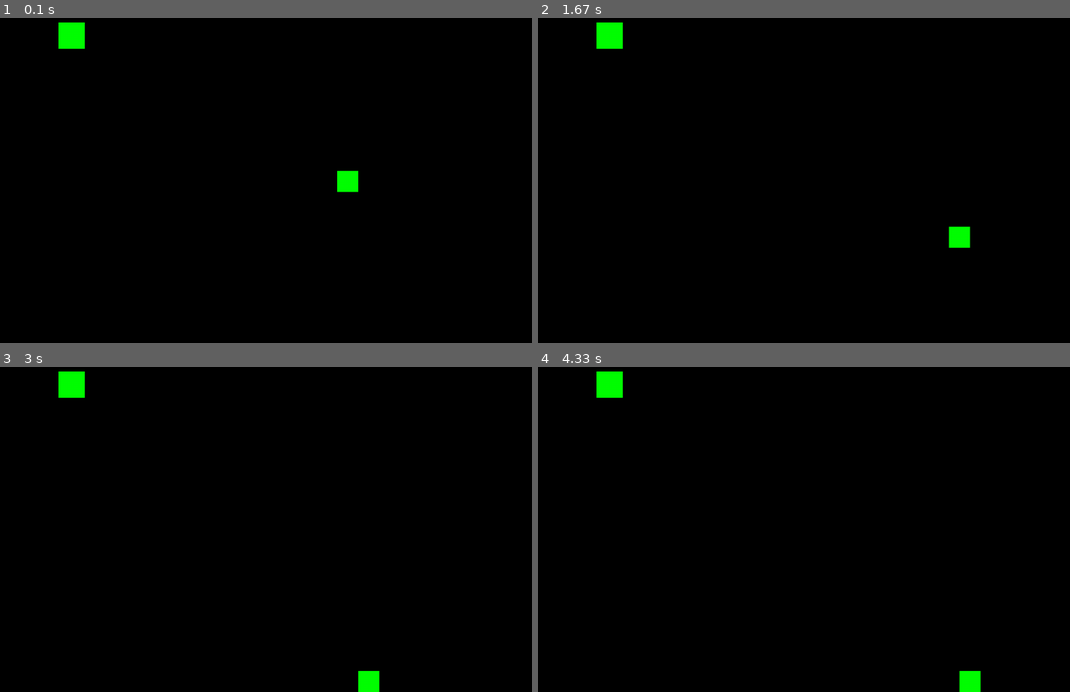
Above: before the commit, frames 1-4 (two rows, left to right).
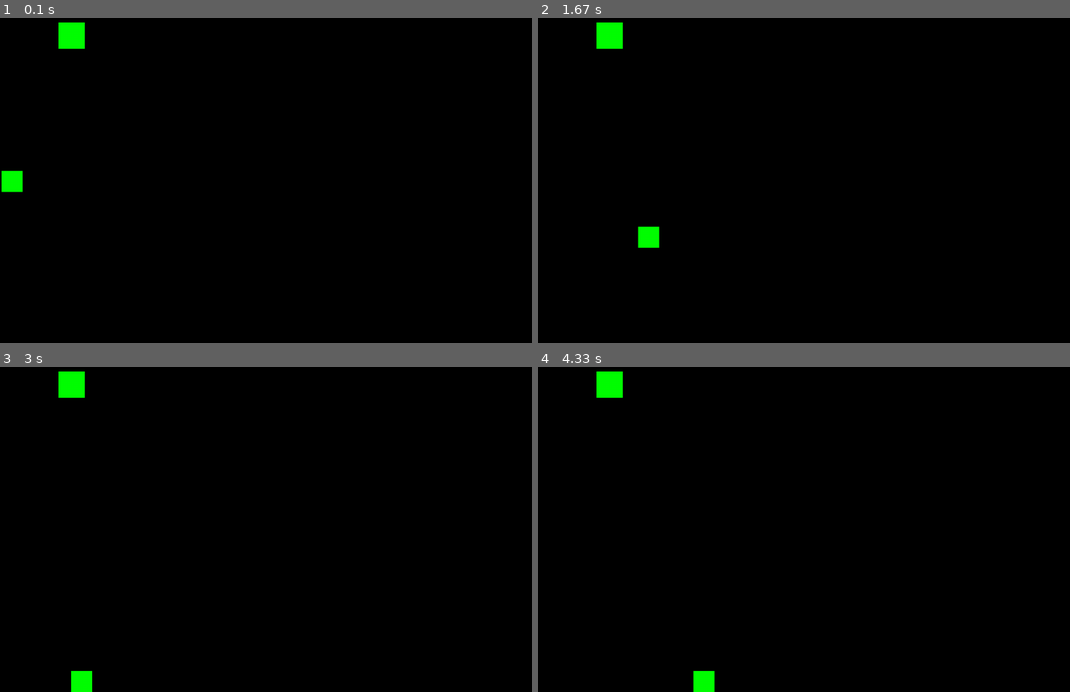
Above: after the commit, the same moments.

Repository: ChillinIguess/f-rste-pygame-prosjekt
Game: pygame game, started from Index.py
Same seed, same stepped clock (60 frames per second), same inputs: the game is played once before the commit and once after it.
Inputs:
- Up to frame 1 (0.1 s): no input
- Up to frame 2 (1.67 s): hold A 0.33-0.8 s; hold Right 0.33-0.8 s; hold Right 0.83-1.3 s; hold Up 1.33-1.63 s
- Up to frame 3 (3 s): hold Right 1.67-2.13 s; hold A 2.17-2.7 s; hold Left from 2.73 s (still down)
- Up to frame 4 (4.33 s): release Left at 3.13 s; hold Up 3.17-3.53 s; hold Right 3.57-4.2 s; hold A from 4.23 s (still down)

The runs differ from the first frame. In frame 1, 0.5% of the frame differs, in the area x 0-68%, y 47-54%; in frame 2, 0.5%, in the area x 18-82%, y 64-71%; in frame 3, 0.5%; in frame 4, 0.5%.

Commit message:
Begun Working with slipperiness

Diff:
--- a/Index.py
+++ b/Index.py
@@ -28,7 +28,8 @@
 neutralJump = 3
 #Glidning
 playerVelocityX = 0
-sliding = 0.5
+gliding = 0.5
+moving = False
 
 #colors
 white = (255, 255, 255)
@@ -109,8 +110,8 @@
 
 
 
-    #PLAYER_VELOCITY_X = sliding
-    #player.x = PLAYER_VELOCITY_X
+    playerVelocityX += gliding
+    player.x = playerVelocityX
 
     # Collision with ground
     if player.y + playerHeight >= groundY:
@@ -144,15 +145,12 @@
 
 
 
-            '''if keys[pygame.K_s] or keys[pygame.K_DOWN]:
-                playerVelocityY = jump_strength + gravityplus
-            if keys[pygame.K_w] or keys[pygame.K_UP]:
-                playerVelocityY = jump_strength - gravityplus'''
 
           #Faster fall downwards
     if playerVelocityY > 2 and playerVelocityY < maxFallSpeed:
                 playerVelocityY += fastFall
 
+    #Makes the jump hight variable depending on how long you hold jump
     if not (keys[pygame.K_SPACE] or keys[pygame.K_UP]):
         if onGround == False:
             if playerVelocityY < neutralJump:
@@ -162,30 +160,23 @@
     if playerVelocityY > maxFallSpeed:
         playerVelocityY = maxFallSpeed
 
-    print(playerVelocityY)
 
 
+    #Left movement
+    if (keys[pygame.K_LEFT] or keys[pygame.K_a]) and player.x - playerDistance >= 0:
+        playerVelocityX -= playerDistance
+        turnedRight = False
 
-           #Left movement
-
-        #if PLAYER_VELOCITY_Y <= jump_strength/3 and (keys[pygame.K_s] or keys[pygame.K_DOWN]): PLAYER_VELOCITY_Y = jump_strength + gravityplus
-    if (keys[pygame.K_LEFT] or keys[pygame.K_a]) and player.x - playerDistance >= 0:
-       player.x -= playerDistance
-       turnedRight = False
-
-       '''if player.x >= -5:
-            playerVelocityX-= playerDistance
-            player.x -= playerVelocityX
-       if keys [pygame.K_LEFT] or keys[pygame.K_a] == False:
-            if player.x > 0 and player.x < playerDistance:
-                player.x -= playerDistance - sliding'''
+    '''if not (keys[pygame.K_LEFT] or keys[pygame.K_a]):
+        if player.x > 0 and player.x < playerDistance:
+            player.x -= playerDistance - neutralSpeed'''
 
 
 
         #Right movement
 
     if (keys[pygame.K_RIGHT] or keys[pygame.K_d]) and player.x + playerDistance <= gameWidth - playerWidth:
-        player.x += playerDistance
+        playerVelocityX += playerDistance
         turnedRight = True
 
         ''' if player.x <= 5:
